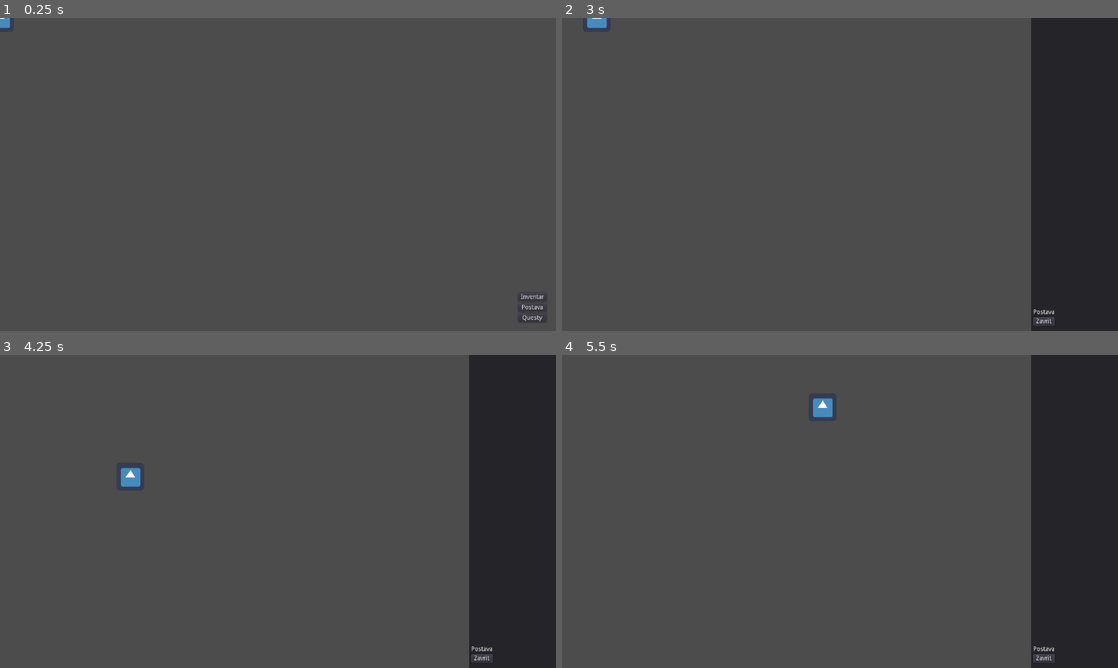
Above: before the commit, frames 1-4 (two rows, left to right).
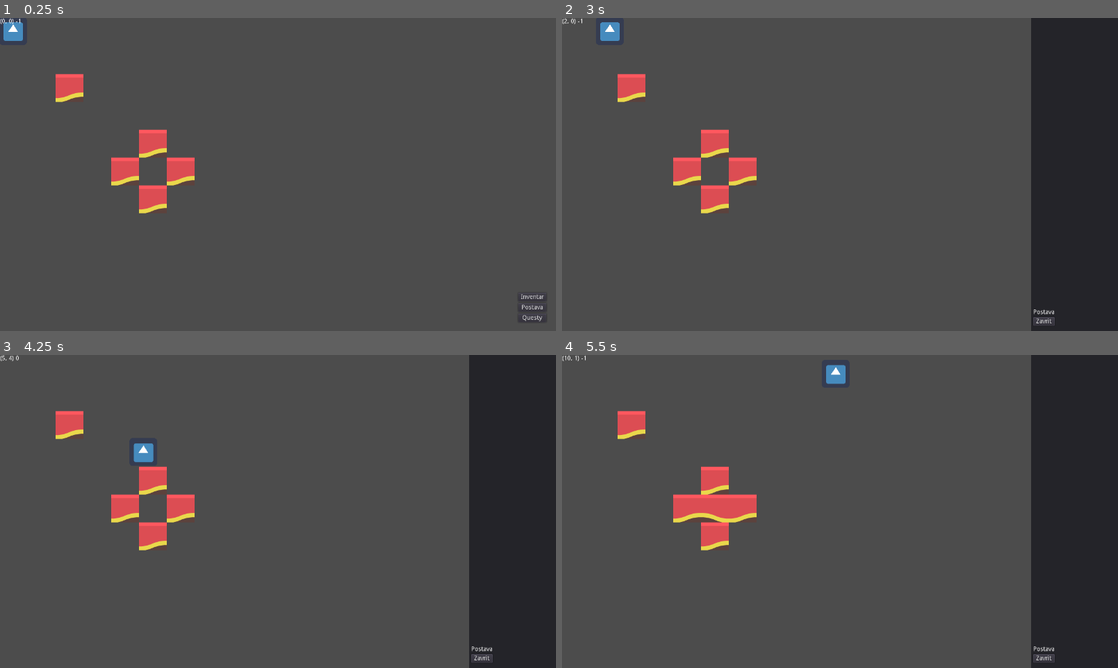
Above: after the commit, the same moments.

Repository: janzeman3/ibis_rpg
Game: Godot game, scene res://sceny/Hlavni.tscn
Two runs of this game, one before a commit and one after it. Both use one fixed random seed, a clock stepped at 60 frames per second and the inputs below. The engine's default icon, where the game draws it, is replaced by a stand-in: a white triangle on a blue panel in a dark square.
Inputs:
- Up to frame 1 (0.25 s): no input
- Up to frame 2 (3 s): click "Inventar" at 0.5 s; click "Zavrit" at 1.25 s; click "Postava" at 2 s; tap Enter at 2.75 s; hold Right (ui_right) from 2.78 s (still down)
- Up to frame 3 (4.25 s): release Right (ui_right) at 3.53 s; hold Down (ui_down) from 3.53 s (still down)
- Up to frame 4 (5.5 s): release Down (ui_down) at 4.28 s; hold Right (ui_right) 4.28-5.03 s; hold Up (ui_up) from 5.03 s (still down)

The runs differ from the first frame. In frame 1, 2.3% of the frame differs, in the area x 0-35%, y 0-63%; in frame 2, 2.4%; in frame 3, 2.5%; in frame 4, 3.0%, in the area x 0-51%, y 0-63%.

Commit message:
Dlazdice
Signed-off-by: janzeman3 <janzeman3@gmail.com>

Diff:
--- a/sceny/Hlavni.gd
+++ b/sceny/Hlavni.gd
@@ -3,6 +3,7 @@
 func _ready():
 	$Inventar.hide()
 	$Postava.hide()
+	$Timer.start()
 
 func _on_Ovladani_oteviramInventar():
 	$Ovladani.hide()
@@ -17,3 +18,21 @@
 func _on_Ovladani_oteviramPostavu():
 	$Ovladani.hide()
 	$Postava.show()
+
+func _process(delta):
+	var kamChceHrac = $Hrac.vratSmerPohybu(delta)
+
+	var Vect1 = Vector2(0,60)
+	var Vect2 = Vector2(60,0)
+	var Vect3 = Vector2(60,60)
+
+	if $Mapa.jeVolno(kamChceHrac) && $Mapa.jeVolno(kamChceHrac+Vect1) && $Mapa.jeVolno(kamChceHrac+Vect2) && $Mapa.jeVolno(kamChceHrac+Vect3):
+		$Hrac.position = kamChceHrac
+
+	#position.x = clamp(position.x, 0, velikostOkna.x)
+	#position.y = clamp(position.y, 0, velikostOkna.y)
+
+
+
+func _on_Timer_timeout():
+	$Mapa.set_cell(5,5,1)
--- a/sceny/Hlavni.tscn
+++ b/sceny/Hlavni.tscn
@@ -1,10 +1,52 @@
-[gd_scene load_steps=6 format=2]
+[gd_scene load_steps=10 format=2]
 
 [ext_resource path="res://sceny/hrac.tscn" type="PackedScene" id=1]
 [ext_resource path="res://sceny/Hlavni.gd" type="Script" id=2]
 [ext_resource path="res://sceny/ovladani.tscn" type="PackedScene" id=3]
 [ext_resource path="res://sceny/Inventar.tscn" type="PackedScene" id=4]
 [ext_resource path="res://sceny/Postava.tscn" type="PackedScene" id=5]
+[ext_resource path="res://sceny/Mapa.tscn" type="PackedScene" id=6]
+[ext_resource path="res://grafika/mapa/tilesheet_complete_2X.png" type="Texture" id=7]
+
+[sub_resource type="ConvexPolygonShape2D" id=2]
+points = PoolVector2Array( 64, 64, 0, 64, 0, 0, 64, 0 )
+
+[sub_resource type="TileSet" id=1]
+0/name = "tilesheet_complete_2X.png 0"
+0/texture = ExtResource( 7 )
+0/tex_offset = Vector2( 0, 0 )
+0/modulate = Color( 1, 1, 1, 1 )
+0/region = Rect2( 192, 0, 64, 64 )
+0/tile_mode = 0
+0/occluder_offset = Vector2( 0, 0 )
+0/navigation_offset = Vector2( 0, 0 )
+0/shape_offset = Vector2( 0, 0 )
+0/shape_transform = Transform2D( 1, 0, 0, 1, 0, 0 )
+0/shape = SubResource( 2 )
+0/shape_one_way = false
+0/shape_one_way_margin = 1.0
+0/shapes = [ {
+"autotile_coord": Vector2( 0, 0 ),
+"one_way": false,
+"one_way_margin": 1.0,
+"shape": SubResource( 2 ),
+"shape_transform": Transform2D( 1, 0, 0, 1, 0, 0 )
+} ]
+0/z_index = 0
+1/name = "tilesheet_complete_2X.png 1"
+1/texture = ExtResource( 7 )
+1/tex_offset = Vector2( 0, 0 )
+1/modulate = Color( 1, 1, 1, 1 )
+1/region = Rect2( 256, 0, 64, 64 )
+1/tile_mode = 0
+1/occluder_offset = Vector2( 0, 0 )
+1/navigation_offset = Vector2( 0, 0 )
+1/shape_offset = Vector2( 0, 0 )
+1/shape_transform = Transform2D( 1, 0, 0, 1, 0, 0 )
+1/shape_one_way = false
+1/shape_one_way_margin = 0.0
+1/shapes = [  ]
+1/z_index = 0
 
 [node name="Hlavni" type="Node"]
 script = ExtResource( 2 )
@@ -20,7 +62,17 @@
 [node name="Inventar" parent="." instance=ExtResource( 4 )]
 
 [node name="Postava" parent="." instance=ExtResource( 5 )]
+
+[node name="Mapa" parent="." instance=ExtResource( 6 )]
+position = Vector2( 0, 1 )
+tile_set = SubResource( 1 )
+tile_data = PoolIntArray( 131074, 0, 0, 262149, 0, 0, 327684, 0, 0, 327686, 0, 0, 393221, 0, 0 )
+
+[node name="Timer" type="Timer" parent="."]
+wait_time = 5.0
+one_shot = true
 [connection signal="oteviramInventar" from="Ovladani" to="." method="_on_Ovladani_oteviramInventar"]
 [connection signal="oteviramPostavu" from="Ovladani" to="." method="_on_Ovladani_oteviramPostavu"]
 [connection signal="zaviramInventar" from="Inventar" to="." method="_on_Inventar_zaviramInventar"]
 [connection signal="zaviramPostavu" from="Postava" to="." method="_on_Postava_zaviramPostavu"]
+[connection signal="timeout" from="Timer" to="." method="_on_Timer_timeout"]
--- /dev/null
+++ b/sceny/Mapa.gd
@@ -0,0 +1,12 @@
+extends TileMap
+
+func jeVolno(cilPozice):
+	var cil = world_to_map(cilPozice)
+	var cil_type = get_cellv(cil)
+
+	$Label.text = str(cil) + " " + str(cil_type)
+
+	if cil_type==-1:
+		return true
+	else:
+		return false
--- /dev/null
+++ b/sceny/Mapa.tscn
@@ -0,0 +1,142 @@
+[gd_scene load_steps=9 format=2]
+
+[ext_resource path="res://grafika/mapa/Tilesheet/tilesheet_complete.png" type="Texture" id=1]
+[ext_resource path="res://sceny/Mapa.gd" type="Script" id=2]
+
+[sub_resource type="ConvexPolygonShape2D" id=1]
+points = PoolVector2Array( 64, 64, 0, 64, 0, 0, 64, 0 )
+
+[sub_resource type="ConvexPolygonShape2D" id=2]
+points = PoolVector2Array( 64, 64, 0, 64, 0, 0, 64, 0 )
+
+[sub_resource type="ConvexPolygonShape2D" id=3]
+points = PoolVector2Array( 64, 64, 0, 64, 0, 0, 64, 0 )
+
+[sub_resource type="ConvexPolygonShape2D" id=7]
+points = PoolVector2Array( 0, 0, 32, 0, 32, 32, 0, 32 )
+
+[sub_resource type="ConvexPolygonShape2D" id=6]
+points = PoolVector2Array( 64, 64, 0, 64, 0, 0, 64, 0 )
+
+[sub_resource type="TileSet" id=4]
+0/name = "tilesheet_complete.png 0"
+0/texture = ExtResource( 1 )
+0/tex_offset = Vector2( 0, 0 )
+0/modulate = Color( 1, 1, 1, 1 )
+0/region = Rect2( 128, 0, 64, 64 )
+0/tile_mode = 0
+0/occluder_offset = Vector2( 0, 0 )
+0/navigation_offset = Vector2( 0, 0 )
+0/shape_offset = Vector2( 0, 0 )
+0/shape_transform = Transform2D( 1, 0, 0, 1, 0, 0 )
+0/shape = SubResource( 1 )
+0/shape_one_way = false
+0/shape_one_way_margin = 1.0
+0/shapes = [ {
+"autotile_coord": Vector2( 0, 0 ),
+"one_way": false,
+"one_way_margin": 1.0,
+"shape": SubResource( 1 ),
+"shape_transform": Transform2D( 1, 0, 0, 1, 0, 0 )
+} ]
+0/z_index = 0
+1/name = "tilesheet_complete.png 1"
+1/texture = ExtResource( 1 )
+1/tex_offset = Vector2( 0, 0 )
+1/modulate = Color( 1, 1, 1, 1 )
+1/region = Rect2( 192, 0, 64, 64 )
+1/tile_mode = 0
+1/occluder_offset = Vector2( 0, 0 )
+1/navigation_offset = Vector2( 0, 0 )
+1/shape_offset = Vector2( 0, 0 )
+1/shape_transform = Transform2D( 1, 0, 0, 1, 0, 0 )
+1/shape = SubResource( 2 )
+1/shape_one_way = false
+1/shape_one_way_margin = 1.0
+1/shapes = [ {
+"autotile_coord": Vector2( 0, 0 ),
+"one_way": false,
+"one_way_margin": 1.0,
+"shape": SubResource( 2 ),
+"shape_transform": Transform2D( 1, 0, 0, 1, 0, 0 )
+} ]
+1/z_index = 0
+2/name = "tilesheet_complete.png 2"
+2/texture = ExtResource( 1 )
+2/tex_offset = Vector2( 0, 0 )
+2/modulate = Color( 1, 1, 1, 1 )
+2/region = Rect2( 64, 0, 64, 64 )
+2/tile_mode = 0
+2/occluder_offset = Vector2( 0, 0 )
+2/navigation_offset = Vector2( 0, 0 )
+2/shape_offset = Vector2( 0, 0 )
+2/shape_transform = Transform2D( 1, 0, 0, 1, 0, 0 )
+2/shape = SubResource( 3 )
+2/shape_one_way = false
+2/shape_one_way_margin = 1.0
+2/shapes = [ {
+"autotile_coord": Vector2( 0, 0 ),
+"one_way": false,
+"one_way_margin": 1.0,
+"shape": SubResource( 3 ),
+"shape_transform": Transform2D( 1, 0, 0, 1, 0, 0 )
+} ]
+2/z_index = 0
+3/name = "tilesheet_complete.png 3"
+3/texture = ExtResource( 1 )
+3/tex_offset = Vector2( 0, 0 )
+3/modulate = Color( 1, 1, 1, 1 )
+3/region = Rect2( 608, 32, 32, 32 )
+3/tile_mode = 0
+3/occluder_offset = Vector2( 0, 0 )
+3/navigation_offset = Vector2( 0, 0 )
+3/shape_offset = Vector2( 0, 0 )
+3/shape_transform = Transform2D( 1, 0, 0, 1, 0, 0 )
+3/shape = SubResource( 7 )
+3/shape_one_way = false
+3/shape_one_way_margin = 1.0
+3/shapes = [ {
+"autotile_coord": Vector2( 0, 0 ),
+"one_way": false,
+"one_way_margin": 1.0,
+"shape": SubResource( 7 ),
+"shape_transform": Transform2D( 1, 0, 0, 1, 0, 0 )
+} ]
+3/z_index = 0
+4/name = "tilesheet_complete.png 4"
+4/texture = ExtResource( 1 )
+4/tex_offset = Vector2( 0, 0 )
+4/modulate = Color( 1, 1, 1, 1 )
+4/region = Rect2( 256, 0, 64, 64 )
+4/tile_mode = 0
+4/occluder_offset = Vector2( 0, 0 )
+4/navigation_offset = Vector2( 0, 0 )
+4/shape_offset = Vector2( 0, 0 )
+4/shape_transform = Transform2D( 1, 0, 0, 1, 0, 0 )
+4/shape = SubResource( 6 )
+4/shape_one_way = false
+4/shape_one_way_margin = 1.0
+4/shapes = [ {
+"autotile_coord": Vector2( 0, 0 ),
+"one_way": false,
+"one_way_margin": 1.0,
+"shape": SubResource( 6 ),
+"shape_transform": Transform2D( 1, 0, 0, 1, 0, 0 )
+} ]
+4/z_index = 0
+
+[node name="TileMap" type="TileMap"]
+tile_set = SubResource( 4 )
+format = 1
+tile_data = PoolIntArray( 131077, 2, 0, 131078, 0, 0, 131079, 0, 0, 131080, 1, 0 )
+script = ExtResource( 2 )
+__meta__ = {
+"_edit_lock_": true
+}
+
+[node name="Label" type="Label" parent="."]
+margin_right = 40.0
+margin_bottom = 14.0
+__meta__ = {
+"_edit_use_anchors_": false
+}
--- /dev/null
+++ b/sceny/Node.gd
@@ -0,0 +1,16 @@
+extends Node
+
+
+# Declare member variables here. Examples:
+# var a = 2
+# var b = "text"
+
+
+# Called when the node enters the scene tree for the first time.
+func _ready():
+	pass # Replace with function body.
+
+
+# Called every frame. 'delta' is the elapsed time since the previous frame.
+#func _process(delta):
+#	pass
--- a/sceny/hrac.gd
+++ b/sceny/hrac.gd
@@ -6,7 +6,7 @@
 func _ready():
 	velikostOkna = get_viewport_rect().size
 
-func _process(delta):
+func vratSmerPohybu(delta):
 	var smerPohybu = Vector2()  # The player's movement vector.
 	if Input.is_action_pressed("ui_right"):
 		smerPohybu.x += 1
@@ -16,12 +16,12 @@
 		smerPohybu.y += 1
 	if Input.is_action_pressed("ui_up"):
 		smerPohybu.y -= 1
+
 	if smerPohybu.length() > 0:
 		smerPohybu = smerPohybu.normalized() * rychlost
 		$AnimatedSprite.play()
 	else:
 		$AnimatedSprite.stop()
 
-	position += smerPohybu * delta
-	position.x = clamp(position.x, 0, velikostOkna.x)
-	position.y = clamp(position.y, 0, velikostOkna.y)
+	smerPohybu = position + smerPohybu * delta
+	return smerPohybu
--- a/sceny/hrac.tscn
+++ b/sceny/hrac.tscn
@@ -21,7 +21,9 @@
 }
 
 [node name="AnimatedSprite" type="AnimatedSprite" parent="."]
+position = Vector2( 30, 30 )
 frames = SubResource( 1 )
 
 [node name="CollisionShape2D" type="CollisionShape2D" parent="."]
+position = Vector2( 30, 30 )
 shape = SubResource( 2 )
Binary file added: grafika/mapa/Tilesheet/tilesheet_complete.png
Not shown, added: grafika/mapa/Tilesheet/tilesheet_complete.png.import
Binary file added: grafika/mapa/tilesheet_complete_2X.png
Not shown, added: grafika/mapa/tilesheet_complete_2X.png.import
